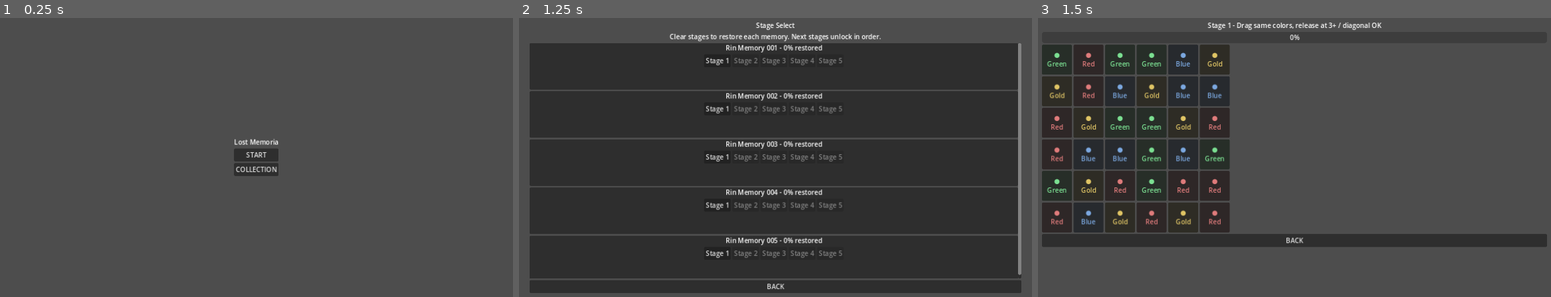
Above: before the commit, frames 1-3 (left to right).
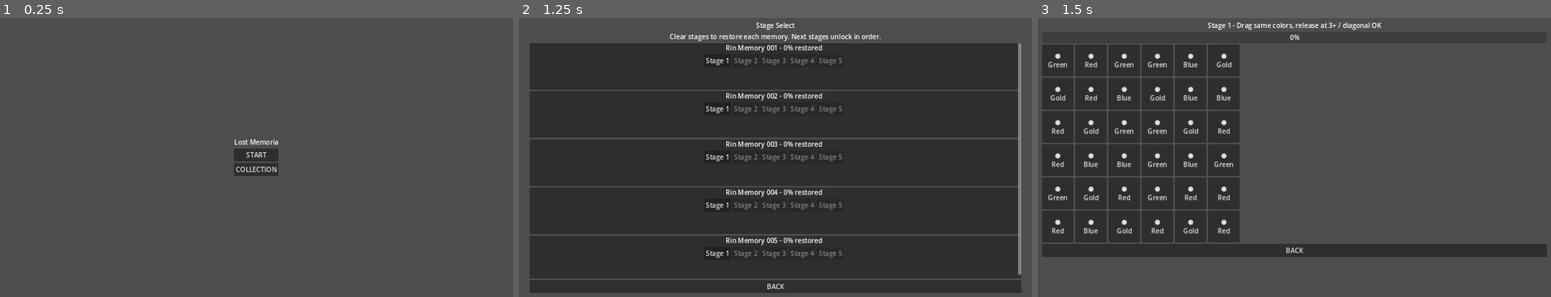
Above: after the commit, the same moments.

Repository: uzupiyo/Lost-Memoria
Game: Godot game, scene res://scenes/title/title.tscn
Same seed, same stepped clock (60 frames per second), same inputs: the game is played once before the commit and once after it.
Inputs:
- Up to frame 1 (0.25 s): no input
- Up to frame 2 (1.25 s): click "START" at 0.5 s
- Up to frame 3 (1.5 s): click "Stage 1" at 1.25 s

Frames 1-2 are identical in both runs. In frame 3, 14% of the frame differs, in the area x 0-100%, y 9-86%.

Commit message:
Use memory orb drop images in puzzle board

Diff:
--- a/scripts/puzzle_screen.gd
+++ b/scripts/puzzle_screen.gd
@@ -13,6 +13,7 @@
 var is_selecting: bool = false
 var has_cleared: bool = false
 var pending_scene_change: bool = false
+var drop_textures: Array[Texture2D] = []
 
 @onready var stage_label: Label = %StageLabel
 @onready var gauge: ProgressBar = %RestoreGauge
@@ -20,10 +21,29 @@
 
 func _ready() -> void:
 	randomize()
+	_load_drop_textures()
 	stage_label.text = "Stage %d - Drag same colors, release at 3+ / diagonal OK" % (GameState.selected_stage_index + 1)
 	gauge.max_value = CLEAR_SCORE
 	gauge.value = 0
 	_generate_board()
+
+func _load_drop_textures() -> void:
+	drop_textures.clear()
+	var paths: Array[String] = [
+		"res://assets/puzzle/drops/memory_orb_red.png",
+		"res://assets/puzzle/drops/memory_orb_blue.png",
+		"res://assets/puzzle/drops/memory_orb_gold.png",
+		"res://assets/puzzle/drops/memory_orb_green.png"
+	]
+	var index: int = 0
+	while index < paths.size():
+		var texture: Texture2D = null
+		if ResourceLoader.exists(paths[index]):
+			var loaded_resource: Resource = load(paths[index])
+			if loaded_resource is Texture2D:
+				texture = loaded_resource as Texture2D
+		drop_textures.append(texture)
+		index += 1
 
 func _process(_delta: float) -> void:
 	if has_cleared or not is_selecting:
@@ -47,9 +67,11 @@
 		var piece_value: int = randi() % COLOR_COUNT
 		pieces.append(piece_value)
 		var button: Button = Button.new()
-		button.custom_minimum_size = Vector2(72, 72)
+		button.custom_minimum_size = Vector2(76, 76)
 		button.focus_mode = Control.FOCUS_NONE
 		button.mouse_filter = Control.MOUSE_FILTER_STOP
+		button.expand_icon = true
+		button.icon_alignment = HORIZONTAL_ALIGNMENT_CENTER
 		button.gui_input.connect(_on_piece_gui_input.bind(create_index))
 		piece_buttons.append(button)
 		board.add_child(button)
@@ -208,24 +230,21 @@
 	while i < piece_buttons.size():
 		var button: Button = piece_buttons[i]
 		var piece_color: int = pieces[i]
-		button.text = _piece_symbol(piece_color)
+		button.icon = _get_drop_texture(piece_color)
+		if button.icon == null:
+			button.text = _piece_symbol(piece_color)
+		else:
+			button.text = ""
 		if selected_indices.has(i):
-			button.text = "✓\n" + _piece_text(piece_color)
-			button.modulate = Color(1.25, 1.25, 1.25)
+			button.modulate = Color(1.35, 1.35, 1.35)
 		else:
-			button.modulate = _piece_modulate(piece_color)
+			button.modulate = Color(1, 1, 1)
 		i += 1
 
-func _piece_modulate(index: int) -> Color:
-	match index:
-		0:
-			return Color(1.0, 0.55, 0.55)
-		1:
-			return Color(0.55, 0.75, 1.0)
-		2:
-			return Color(1.0, 0.88, 0.45)
-		_:
-			return Color(0.55, 1.0, 0.65)
+func _get_drop_texture(index: int) -> Texture2D:
+	if index >= 0 and index < drop_textures.size():
+		return drop_textures[index]
+	return null
 
 func _clear_stage() -> void:
 	if has_cleared:
